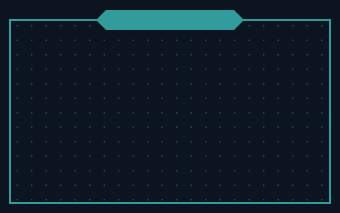
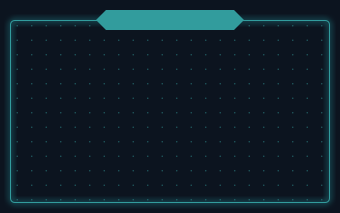
Layers edited between the first and the second 340×213 image:
painted on "border" over [9, 19, 331, 204]
